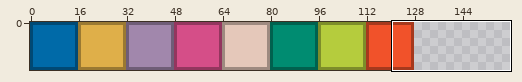
Two states of a pixel-art file, bin/data/bitmaps/piece_tiles.ase. The first picture is a wide view before the edit; the outline marks the close-up.
Close-up. First the earlier version:
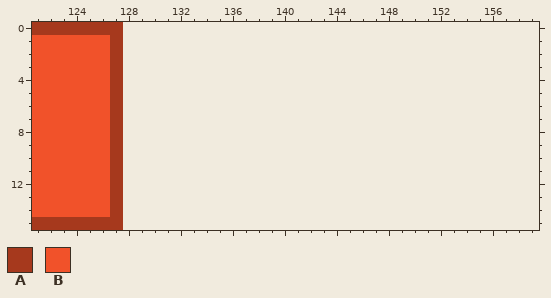
128x16 pixels, 1 frame. Shown: x 121..159, y 0..15. The old version is drawn lined up with the new one, on the new canvas.
Visible layers, top first: "Layer 2" opacity 31%, "Layer 1".
Palette (. is transparent): A #a6391d  B #f1522a
Pixels before, first column x 121:
 0 AAAAAAA
 1 BBBBBBA
 2 BBBBBBA
 3 BBBBBBA
 4 BBBBBBA
 5 BBBBBBA
 6 BBBBBBA
 7 BBBBBBA
 8 BBBBBBA
 9 BBBBBBA
10 BBBBBBA
11 BBBBBBA
12 BBBBBBA
13 BBBBBBA
14 BBBBBBA
15 AAAAAAA
After:
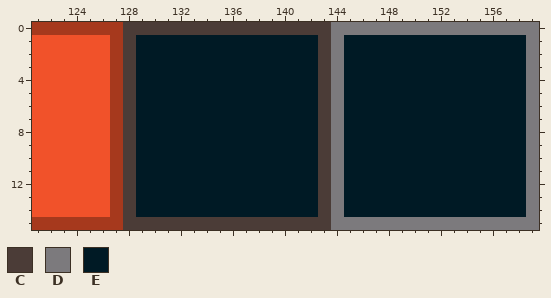
Colours new in this view: C #4b3c37  D #7c7a7d  E #001a25
The author wrote: Simplify tile rendering logic in Field
The exact change:
canvas 128x16 -> 160x16
Changed rows in their new state; - is an unchanged pixel.
first column x 128:
 0 CCCCCCCCCCCCCCCCDDDDDDDDDDDDDDDD
 1 CEEEEEEEEEEEEEECDEEEEEEEEEEEEEED
 2 CEEEEEEEEEEEEEECDEEEEEEEEEEEEEED
 3 CEEEEEEEEEEEEEECDEEEEEEEEEEEEEED
 4 CEEEEEEEEEEEEEECDEEEEEEEEEEEEEED
 5 CEEEEEEEEEEEEEECDEEEEEEEEEEEEEED
 6 CEEEEEEEEEEEEEECDEEEEEEEEEEEEEED
 7 CEEEEEEEEEEEEEECDEEEEEEEEEEEEEED
 8 CEEEEEEEEEEEEEECDEEEEEEEEEEEEEED
 9 CEEEEEEEEEEEEEECDEEEEEEEEEEEEEED
10 CEEEEEEEEEEEEEECDEEEEEEEEEEEEEED
11 CEEEEEEEEEEEEEECDEEEEEEEEEEEEEED
12 CEEEEEEEEEEEEEECDEEEEEEEEEEEEEED
13 CEEEEEEEEEEEEEECDEEEEEEEEEEEEEED
14 CEEEEEEEEEEEEEECDEEEEEEEEEEEEEED
15 CCCCCCCCCCCCCCCCDDDDDDDDDDDDDDDD
Changed places in both close-ups, as pixel boxes (x1, y1, x2, y2):
added: (123, 22, 539, 230)
